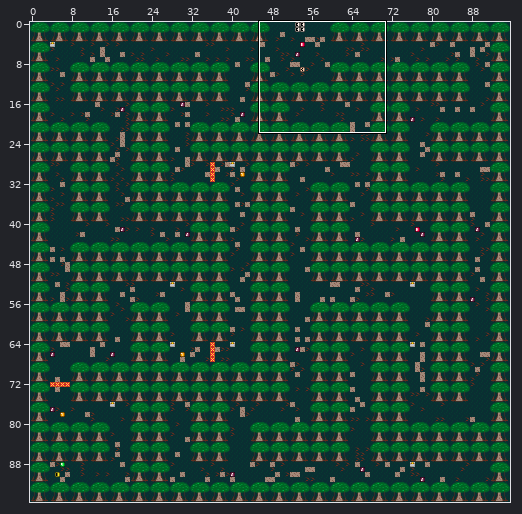
Tiled map: examples/manickam/forest.tmx. The first picture is a wide view before the edit; the outline marks the close-up.
Close-up. As it was:
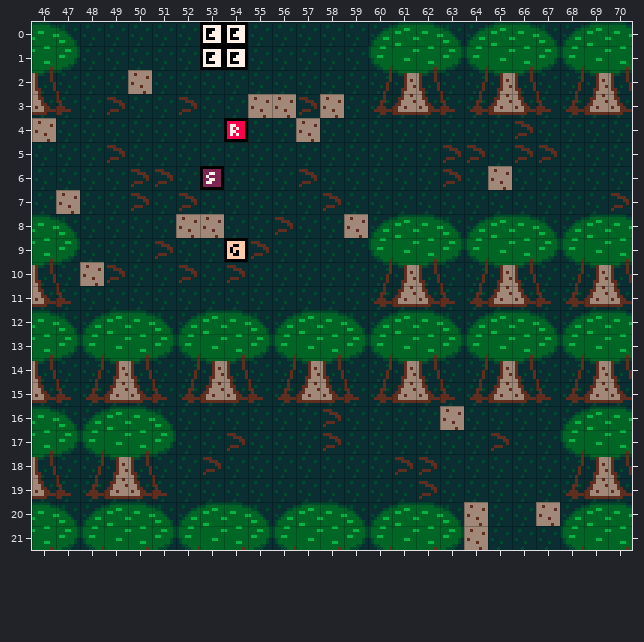
Cells are 8x8 px. Shown: x 46..70, y 0..21. The commit also changed other parts of the map, which this record leaves out.
New version:
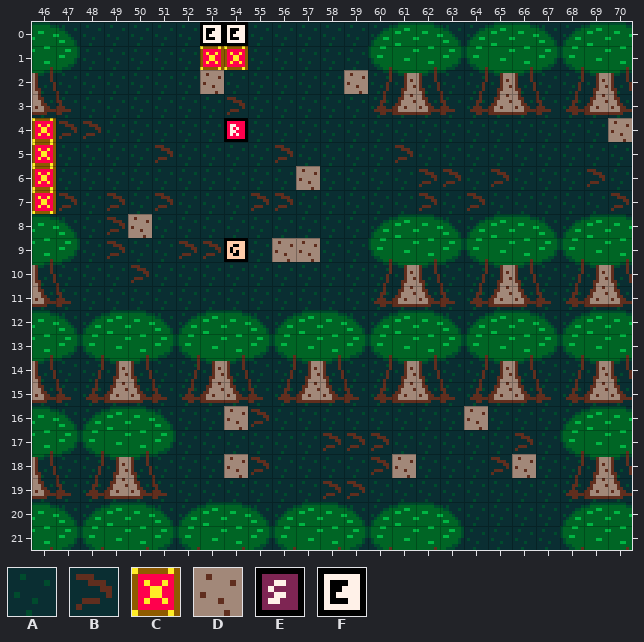
Key: from "sprites": A 110, B 111, C 124, D 174, E 1001, F 1018.
_ is an empty cell, # one hidden under a higher layer, . an unchanged one.
Changes in this commit:
--- layer "ground"
@@ x 46..70 @@
- 1 .......##................
- 2 ....D..A.....A...........
- 3 ...B..B.ADDBD............
- 4 DAA........D........B...A
- 5 A..B.A....A....A.BB.BB...
- 6 A...BB.#...B....A..D...A.
- 7 AD.ABAB..AA.B...A.A......
- 8 ...AA.DD..B..D...........
- 9 ...A.BAA.BAA.............
-10 ..DBA.B.B................
+ 1 .......CC................
+ 2 ....A..D.....D...........
+ 3 ...A..A.BAAAA............
+ 4 CBB........A........A...D
+ 5 C..A.B....B....B.AA.AA...
+ 6 C...AA.A...D....B..B...B.
+ 7 CB.BABA..BB.A...B.B......
+ 8 ...BD.AA..A..A...........
+ 9 ...B.ABB.ADD.............
+10 ..AAB.A.A................
@@ x 53..67 @@
-16 .AA..B....DA...
-17 .B....AA....BA.
-18 BAA....ABB..AA.
-19 .....AA..B.....
-20 ...........D..D
-21 ...........D...
+16 .DB..A....AD...
+17 .A....BB....AB.
+18 ADB....BDA..BD.
+19 .....BB..A.....
+20 ...........A..A
+21 ...........A...
--- layer "things"
@@ x 53..54 @@
- 1 FF
+ 1 __
@@ x 53..53 @@
- 6 E
+ 6 _
